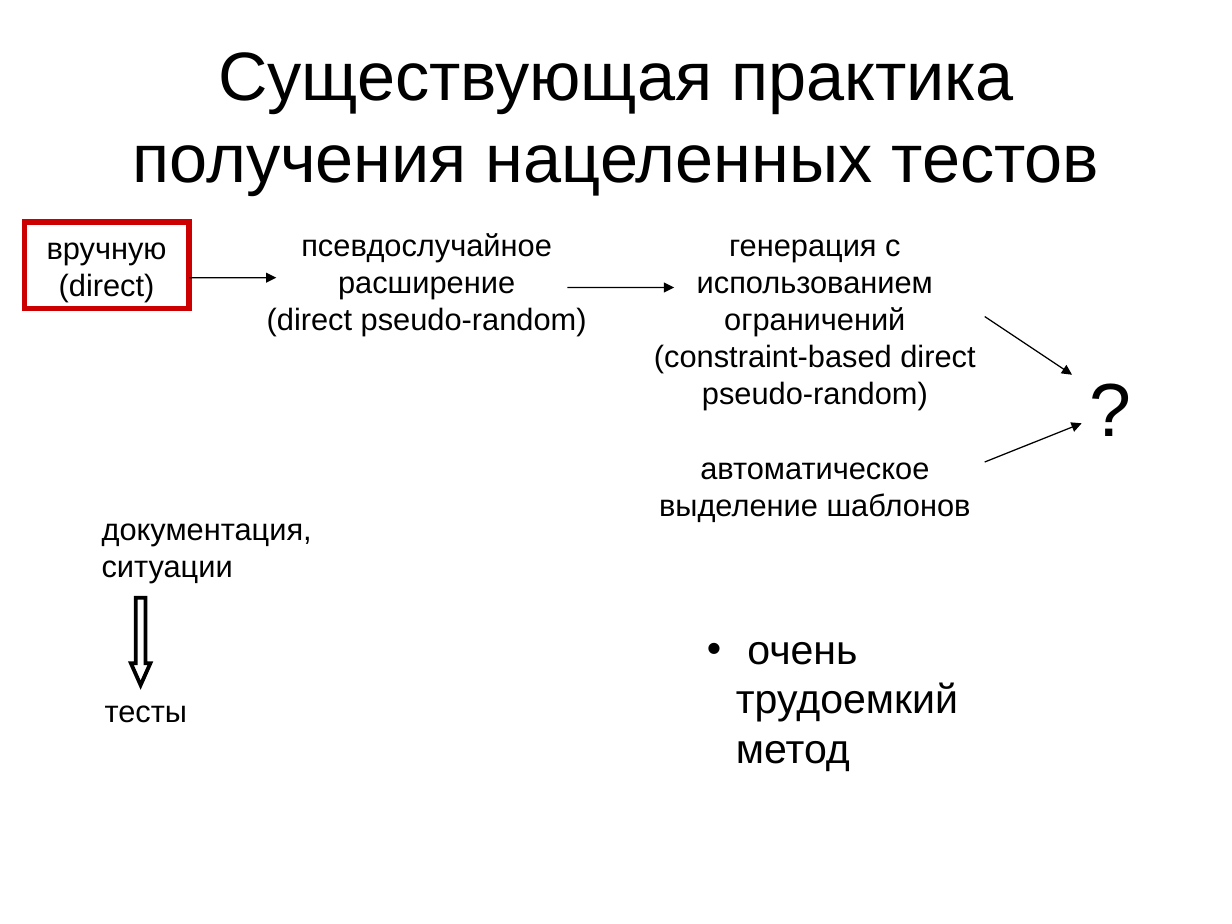
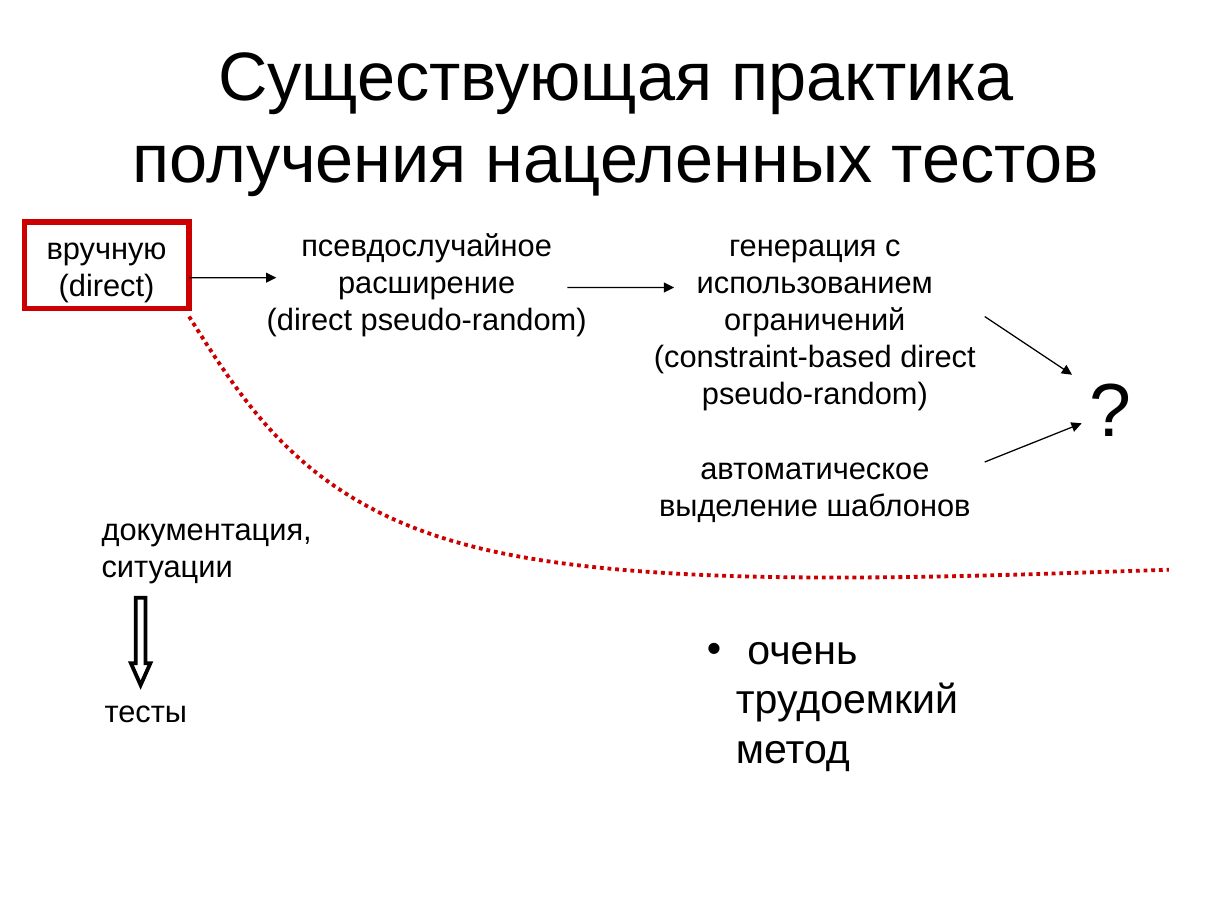
Before and after one commit to kornevgen/tesla-project, a slide deck: slide 7 of papers/THESIS/talks/pred/prethesis.ppt. Drawn at 1232x924 pixels with LibreOffice and Linux fonts; fonts in the diff are those of the drawing. Boxes give left, top, right and bottom in pixels: in the first picture for what was removed or moved away, otherwise in the second. Text is boxed around its words. In the diff, an @@ line names an element or a change of style, - is before the commit and + after.

```diff
--- a/papers/THESIS/talks/pred/prethesis.ppt
+++ b/papers/THESIS/talks/pred/prethesis.ppt
@@ freeform shape added at (x1=188, y1=317, x2=1168, y2=589), outline #CC0000 2.24 pt dashed @@
```
Also in this commit, not shown: 4 other slides changed, 3 slides added, 1 slide removed.
